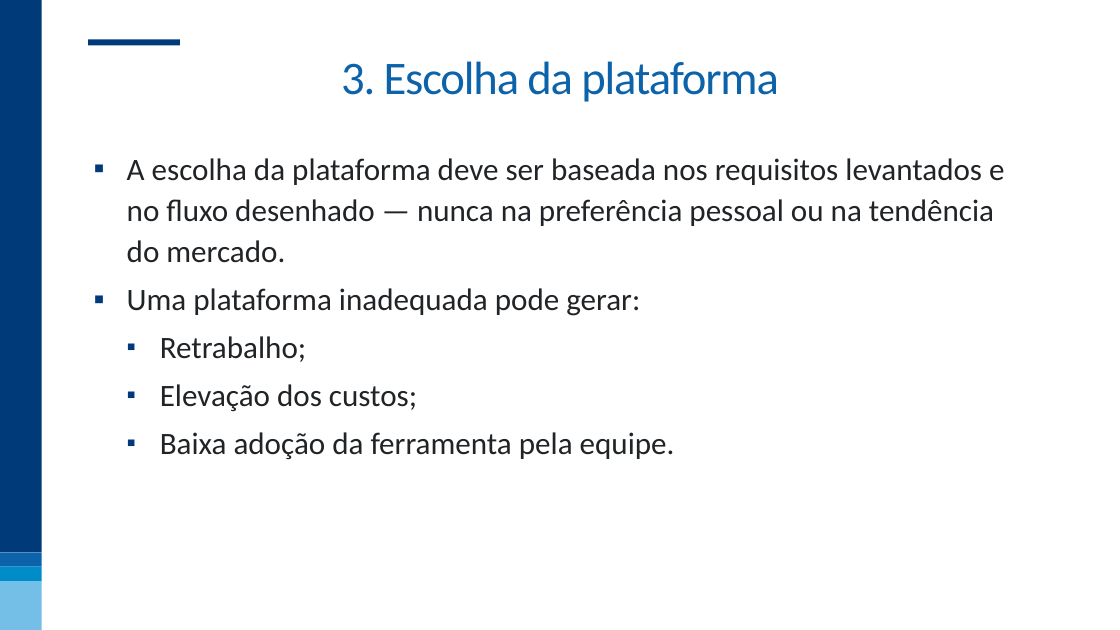
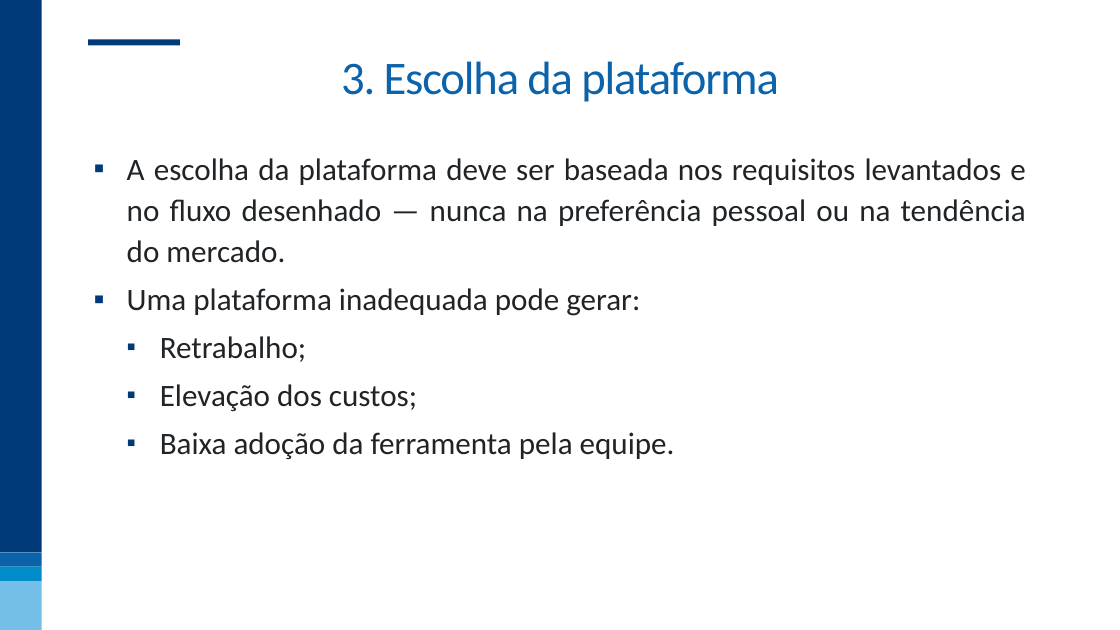
Before and after one commit to nogueira-cavalcante/FGV, a slide deck: slide 17 of Workflow Low-Code e No-Code/apresentações/01 - Workflow Low-code e No-code.pptx (slide 18 before the commit). Drawn at 1120x630 pixels with LibreOffice and Linux fonts; fonts in the diff are those of the drawing; background and template pictures are left out. Boxes give left, top, right and bottom in pixels: in the first picture for what was removed or moved away, otherwise in the second. Text is boxed around its words. In the diff, an @@ line names an element or a change of style, - is before the commit and + after.

```diff
--- a/Workflow Low-Code e No-Code/apresentações/01 - Workflow Low-code e No-code.pptx
+++ b/Workflow Low-Code e No-Code/apresentações/01 - Workflow Low-code e No-code.pptx
@@ text "A escolha da plataforma deve ..." at (127,158,1026,460): alignment left to justified @@
```
Also in this commit, not shown: 4 other slides changed, 12 slides added, 1 slide removed, 1 other file.
